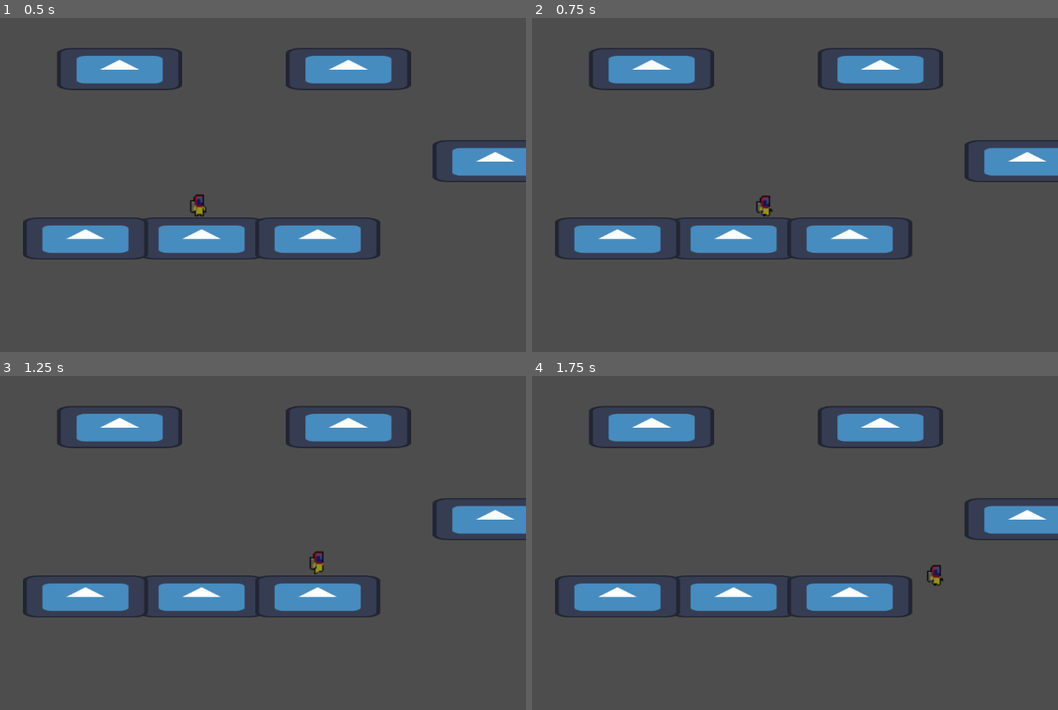
Above: before the commit, frames 1-4 (two rows, left to right).
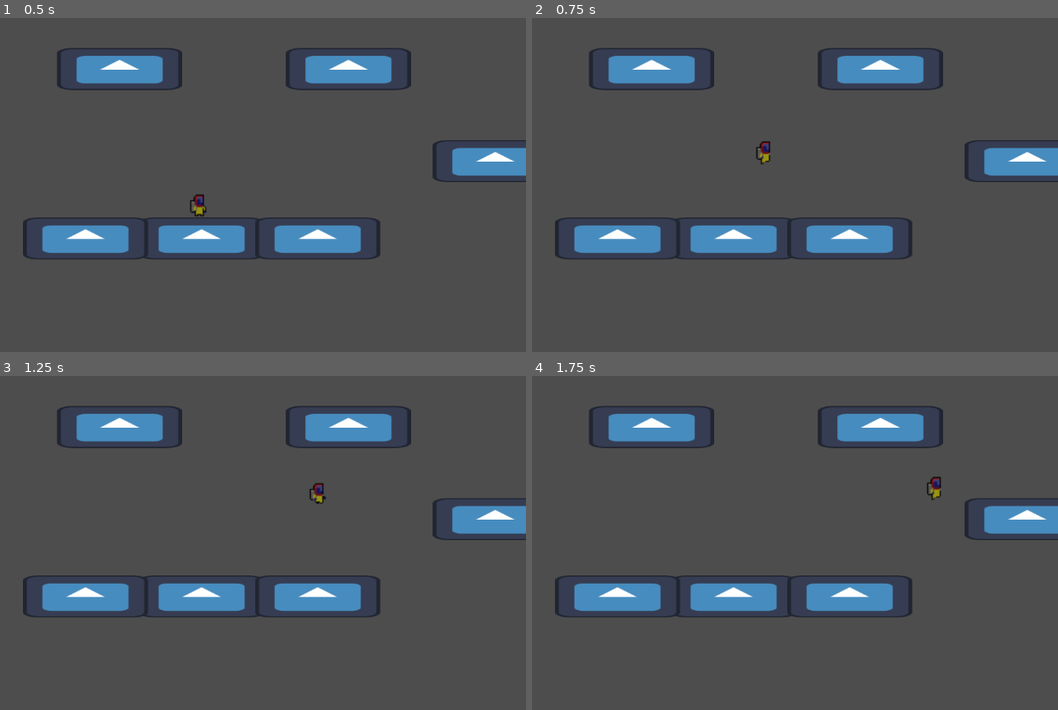
Above: after the commit, the same moments.

Repository: jorgemezapaz/heart-beat-jam
Game: Godot game, scene res://scenes/level_1.tscn
The game is run twice, just before and just after one commit, with the same random seed, the same clock (stepped at 60 frames per second) and the same inputs. The engine's default icon, where the game draws it, is replaced by a stand-in: a white triangle on a blue panel in a dark square.
Inputs:
- Up to frame 1 (0.5 s): no input
- Up to frame 2 (0.75 s): tap Enter at 0.5 s; hold D (right) from 0.53 s (still down); tap Space (jump) at 0.6 s
- Up to frame 3 (1.25 s): keep holding D (right); tap Space (jump) at 0.77, 1.07 s
- Up to frame 4 (1.75 s): keep holding D (right); tap Space (jump) at 1.35, 1.52 s

Frame 1 is identical in both runs. In frame 2, 0.3% of the frame differs, in the area x 42-46%, y 36-60%; in frame 3, 0.3%; in frame 4, 0.3%.

Commit message:
se implementa coyote time

Diff:
--- a/scenes/player.tscn
+++ b/scenes/player.tscn
@@ -116,3 +116,5 @@
 [node name="coyote_time" type="Timer" parent="."]
 wait_time = 0.2
 one_shot = true
+
+[connection signal="timeout" from="coyote_time" to="." method="_on_coyote_time_timeout"]
--- a/scripts/player.gd
+++ b/scripts/player.gd
@@ -4,16 +4,22 @@
 const SPEED = 150.0
 const JUMP_VELOCITY = -400.0
 var direction: float
-var is_on_ground: bool
 var is_jumping: bool
+# coyote time
+var was_on_floor: bool = false
+var can_coyote_jump: bool = false
 
 @onready var coyote_time: Timer = $coyote_time
 @onready var animation_player: AnimationPlayer = $AnimationPlayer
 @onready var sprite: Sprite2D = $Sprite2D
 
 func _physics_process(delta: float) -> void:
-	is_on_ground = is_on_floor()
-	var was_on_floor = is_on_floor()
+	var was_on_floor_this_frame = is_on_floor()
+
+	if not is_on_floor() and was_on_floor and velocity.y >= 0:
+		print("coyote")
+		can_coyote_jump = true
+		coyote_time.start()
 
 	apply_gravity(delta)
 	jump_handler()
@@ -21,18 +27,17 @@
 	flip_handler()
 	animation_handler()
 
-	if was_on_floor and not is_on_floor():
-		coyote_time.start()
 	move_and_slide()
+	was_on_floor = was_on_floor_this_frame
 
 func apply_gravity(delta: float):
-	if not is_on_ground:
+	if not is_on_floor():
 		velocity += get_gravity() * delta
 
 func jump_handler():
-	if Input.is_action_just_pressed("jump") and not coyote_time.is_stopped():
+	if Input.is_action_just_pressed("jump") and (is_on_floor() or can_coyote_jump):
 		velocity.y = JUMP_VELOCITY
-		is_jumping = true
+		can_coyote_jump = false
 
 func move_handler():
 	direction = Input.get_axis("left", "right")
@@ -56,3 +61,8 @@
 		animation_player.play("jump")
 	elif velocity.y > 0:
 		animation_player.play("fall")
+
+func _on_coyote_time_timeout() -> void:
+	can_coyote_jump = false
+	print("stop")
+	pass
